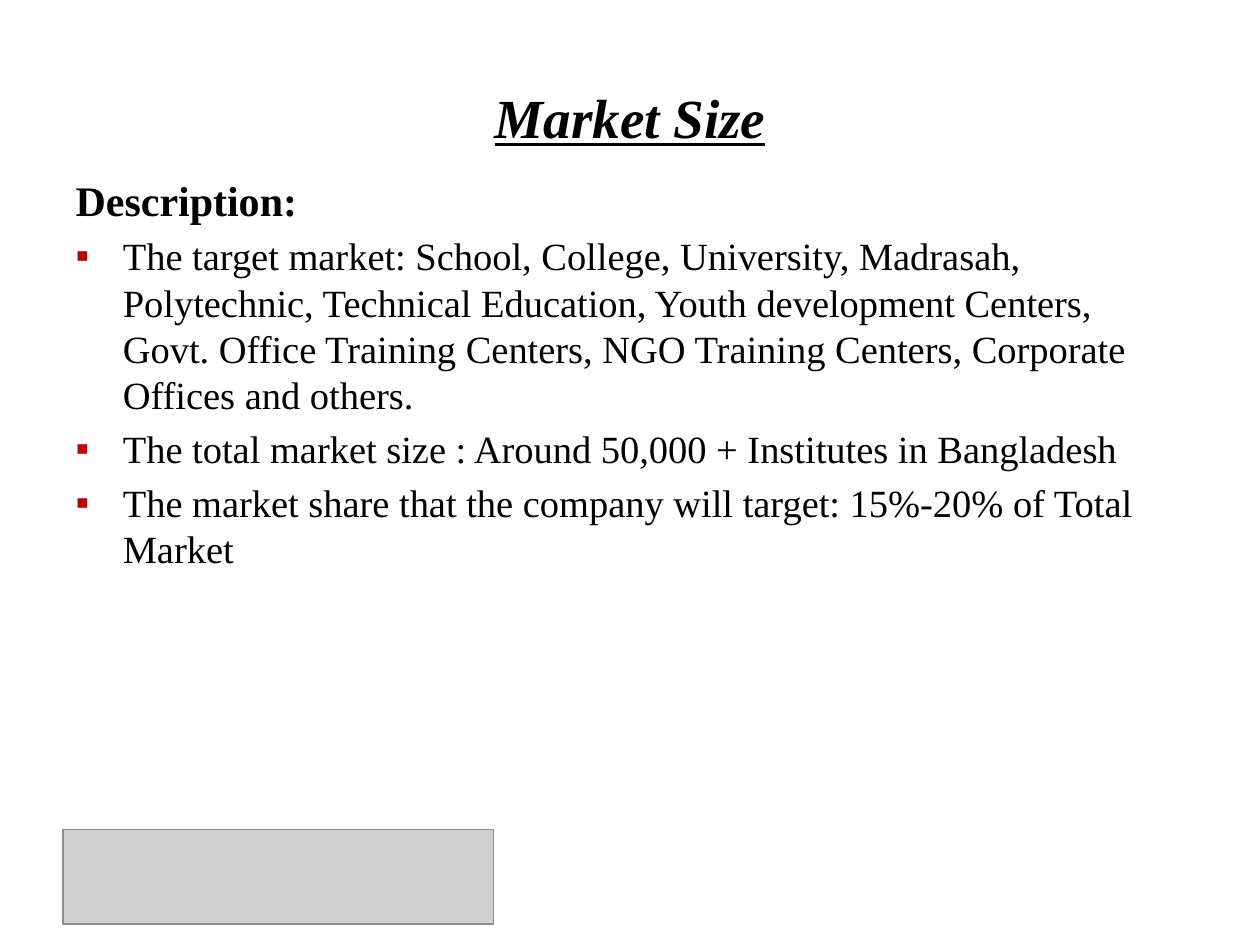
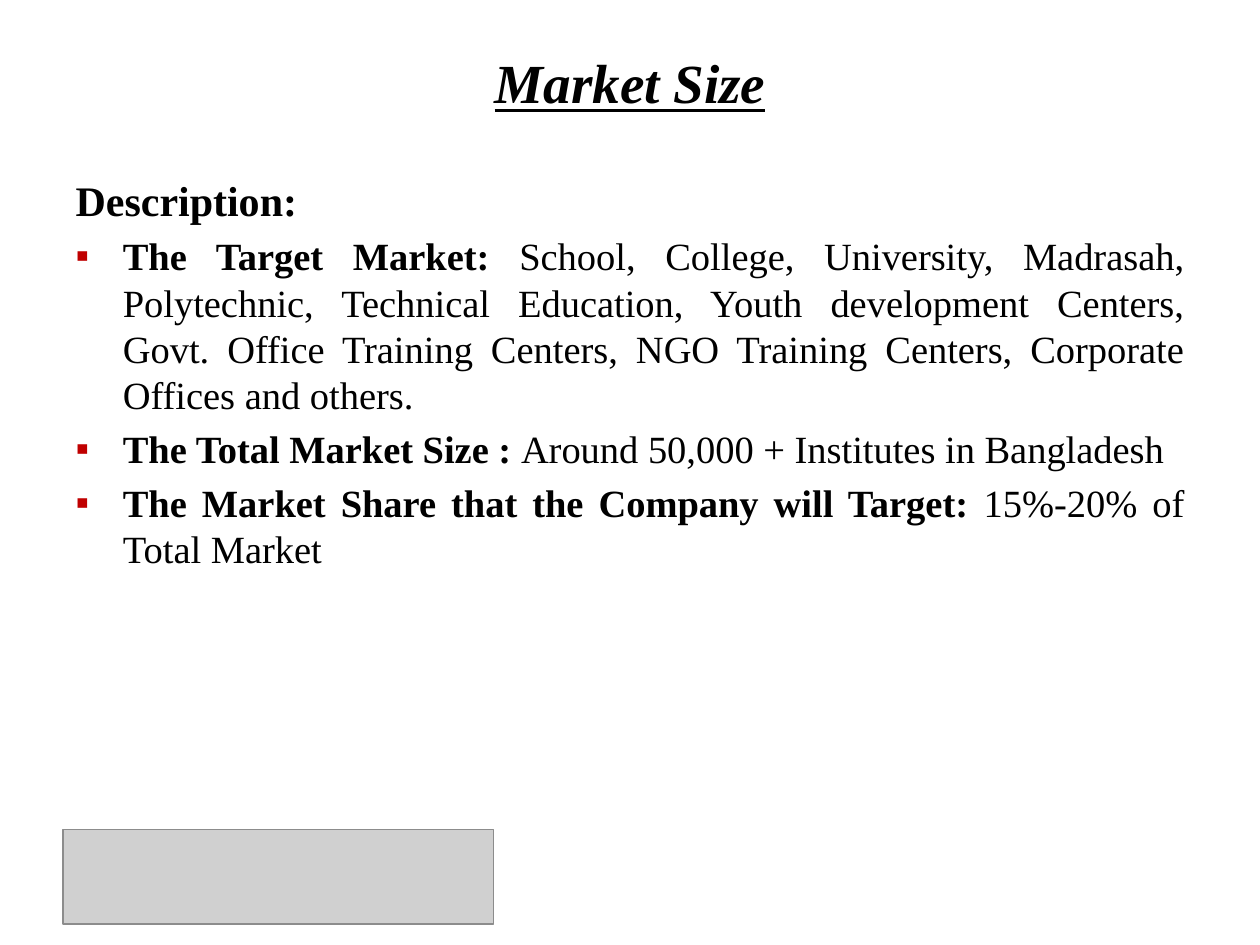
Before and after one commit to Shuvoneel/SRCL, a slide deck: slide 11 of Startup/Presentation_iDEA.pptx. Drawn at 1260x945 pixels with LibreOffice and Linux fonts; fonts in the diff are those of the drawing; grey boxes stand for pictures; background and template pictures are left out. Boxes give left, top, right and bottom in pixels: in the first picture for what was removed or moved away, otherwise in the second. Text is boxed around its words. In the diff, an @@ line names an element or a change of style, - is before the commit and + after.

```diff
--- a/Startup/Presentation_iDEA.pptx
+++ b/Startup/Presentation_iDEA.pptx
@@ title "Market Size": place and size @@
-title "Market Size" at [495, 99, 765, 146]
+title "Market Size" at [495, 64, 765, 112]
@@ text at [123, 243, 1184, 564]: text changed @@
-▪ The target market: School, College, University, Madrasah, Polytechnic, Technical Education, Youth development Centers, Govt. Office Training Centers, NGO Training Centers, Corporate Offices and others.
-▪ The total market size : Around 50,000 + Institutes in Bangladesh
-▪ The market share that the company will target: 15%-20% of Total Market
+▪ The Target Market: School, College, University, Madrasah, Polytechnic, Technical Education, Youth development Centers, Govt. Office Training Centers, NGO Training Centers, Corporate Offices and others.
+▪ The Total Market Size : Around 50,000 + Institutes in Bangladesh
+▪ The Market Share that the Company will Target: 15%-20% of Total Market
```
Also in this commit, not shown: 23 other slides changed, 22 other files.
